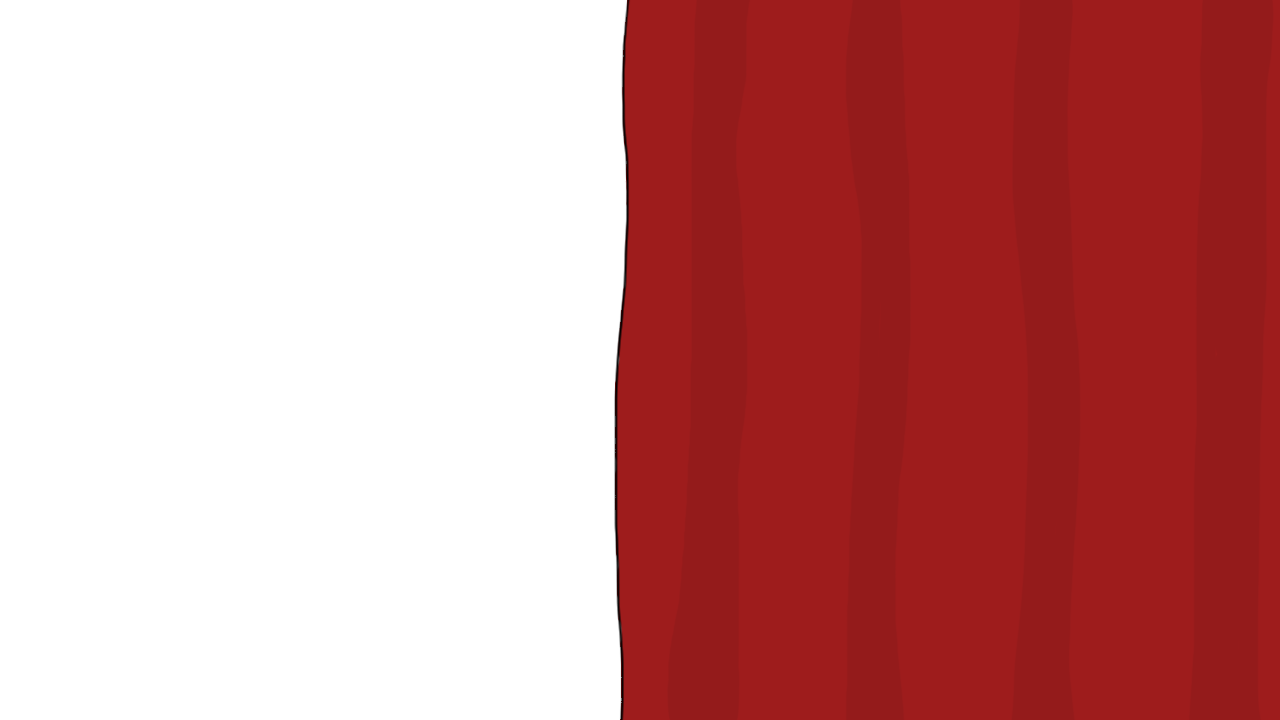
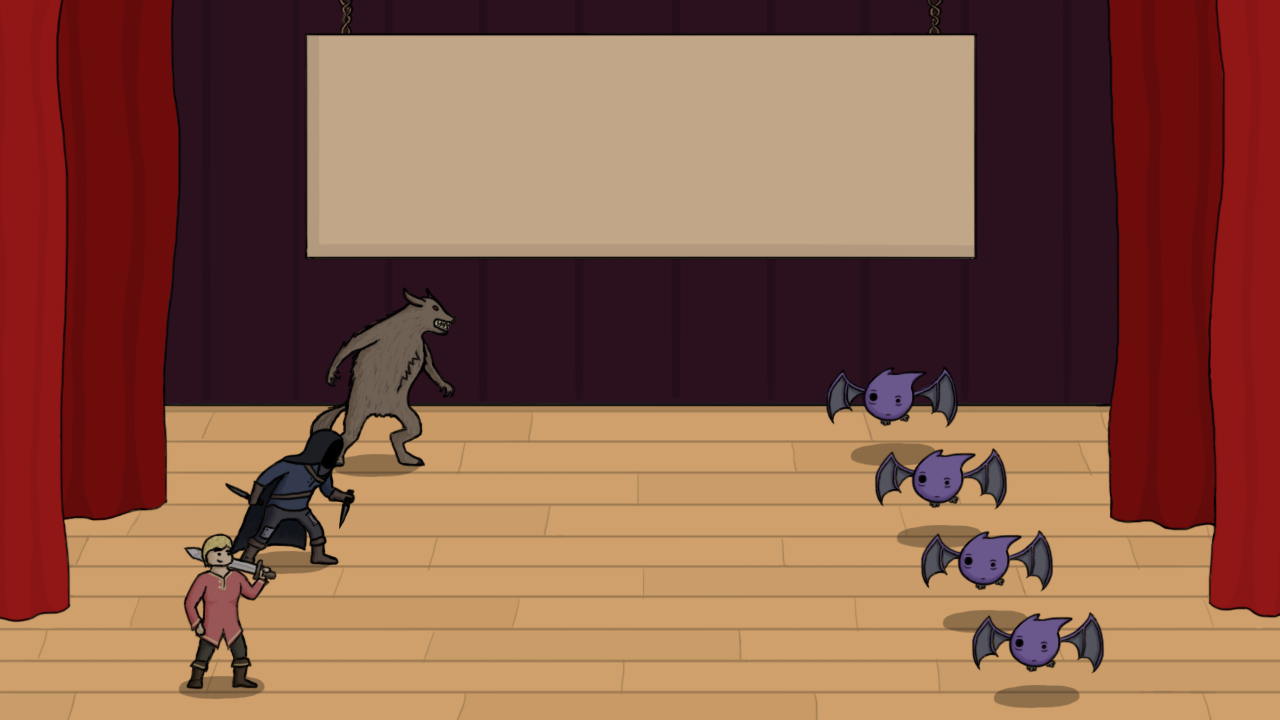
Before/after of a 1280×720 layered artwork. What changed in the layer stack:
hid group "Curtains" (4 layers) over [0, 0, 1280, 720]
showed group "Characters" (7 layers) over [165, 286, 1106, 690]
showed group "HUD" (3 layers) over [303, 0, 979, 261]
showed group "Shadows" (7 layers) over [178, 442, 1081, 709]
showed group "Battle" (3 layers) over [0, 0, 1280, 720]
